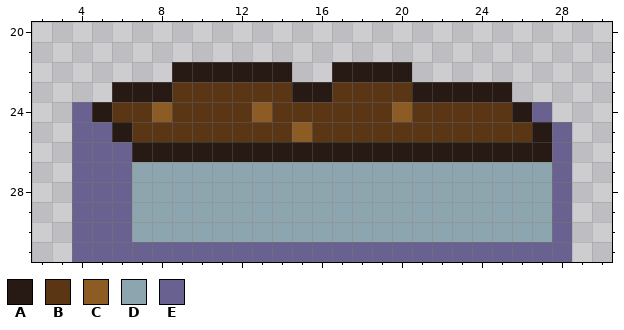
Two states of a pixel-art file, sprites/planter.aseprite. The picture above is the old version.
32x32 pixels, 1 frame. Shown: x 2..30, y 20..31.
Palette (. is transparent): A #271913  B #5a3615  C #8c5c24  D #8ca5ae  E #696290
After the commit:
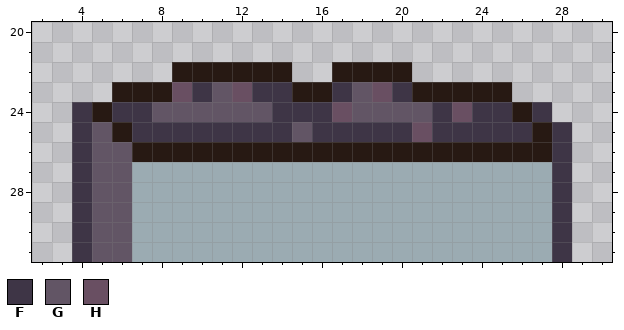
Colours new in this view: F #3e3546  G #625565  H #694f62
The exact change:
colour D: #8ca5ae -> #9babb2
Changed rows in their new state; - is a pixel that keeps its letter.
first column x 4:
23 -----HFGHFF--FGHF--------
24 F-FFGGGGGGFFFHGGGGFHFF-F-
25 FG-FFFFFFFFGFFFFFHFFFFF-F
26 FGG---------------------F
27 FGG---------------------F
28 FGG---------------------F
29 FGG---------------------F
30 FGG---------------------F
31 FGGDDDDDDDDDDDDDDDDDDDDDF
Changed places in both pictures, as pixel boxes (x1, y1, x2, y2):
changed: (72, 82, 572, 262)
